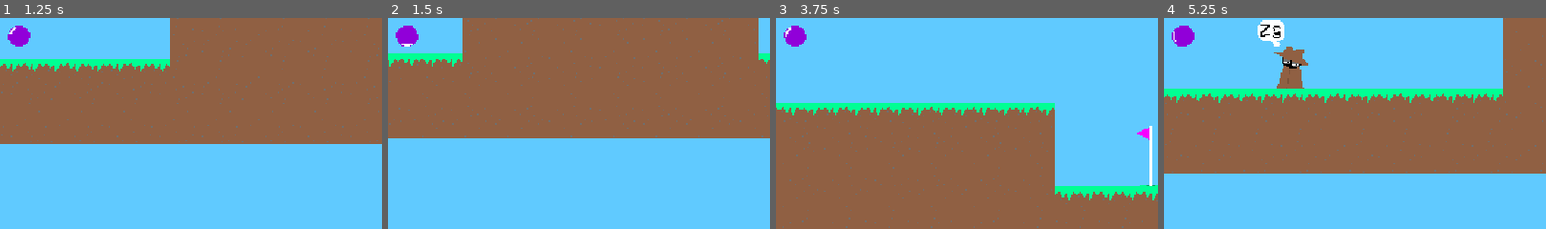
Above: before the commit, frames 1-4 (left to right).
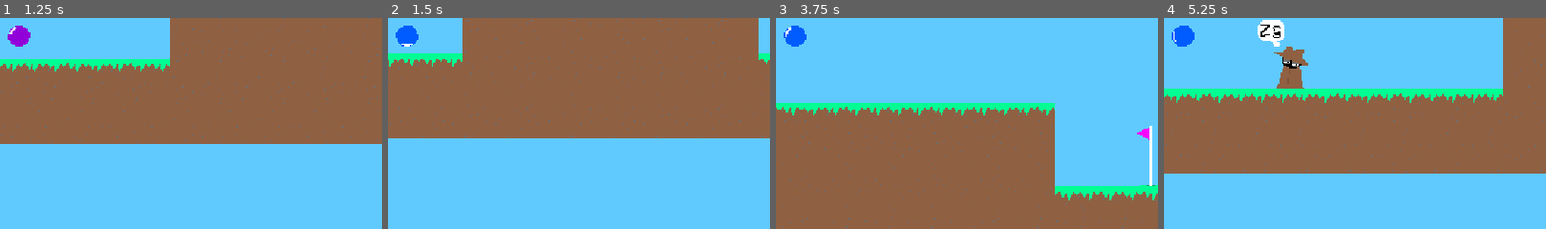
Above: after the commit, the same moments.

Repository: greensofa24/prallen
Game: Godot game, scene res://scenes/levels/level 1.tscn
Two runs of this game, one before a commit and one after it. Both use one fixed random seed, a clock stepped at 60 frames per second and the inputs below.
Inputs:
- Up to frame 1 (1.25 s): tap Enter (ui_accept) at 0.5, 0.77 s; hold Right (ui_right) from 0.53 s (still down)
- Up to frame 2 (1.5 s): release Right (ui_right) at 1.28 s; hold Down (ui_down) from 1.28 s (still down)
- Up to frame 3 (3.75 s): tap Enter (ui_accept) at 1.52, 3.02 s; release Down (ui_down) at 2.03 s; hold Right (ui_right) 2.03-2.78 s; hold Up (ui_up) 2.78-3.53 s; hold Left (ui_left) from 3.53 s (still down)
- Up to frame 4 (5.25 s): tap Enter (ui_accept) at 3.77, 4.52 s; release Left (ui_left) at 5.03 s; hold Down (ui_down) from 5.03 s (still down)
The pictures show only the part of the screen within x 48-98%, y 45-95%; the shares and areas given below are measured in that part.

Frame 1 is identical in both runs. In frame 2, 0.4% of the frame differs, in the area x 2-8%, y 3-14%; in frame 3, 0.4%; in frame 4, 0.5%.

Commit message:
fixes

Diff:
--- a/scenes/levels/level 1.tscn
+++ b/scenes/levels/level 1.tscn
@@ -25,7 +25,7 @@
 
 [node name="Node2D" type="Node2D" unique_id=1074105985]
 script = ExtResource("1_i8dno")
-dialogue = Array[String](["Hey, are ya tryna stop these [col …(289 unchanged characters)…  hold [color=yellow]X[/color] to brake."])
+dialogue = Array[String](["Hey, are ya tryna stop these [col …(289 unchanged characters)…  hold [color=yellow]X[/color] to brake.", "If you fall off, press  [color=yellow]R[/color] to restart."])
 
 [node name="Player" parent="." unique_id=1652159246 instance=ExtResource("2_fbemd")]
 z_index = 1
--- a/scenes/player.tscn
+++ b/scenes/player.tscn
@@ -34,6 +34,7 @@
 wait_time = 0.2
 
 [node name="ShootTimer" type="Timer" parent="." unique_id=643943605]
+wait_time = 0.5
 one_shot = true
 
 [connection signal="timeout" from="ChargeTimer" to="." method="_on_charge_timer_timeout"]
--- a/scripts/level.gd
+++ b/scripts/level.gd
@@ -15,6 +15,7 @@
 @onready var alan = $Alan
 
 func _ready() -> void:
+	player.sprite.material.set_shader_parameter("shooting", false)
 	add_child(canvas_layer)
 
 	if dialogue:
Not shown, changed: export_presets.cfg
